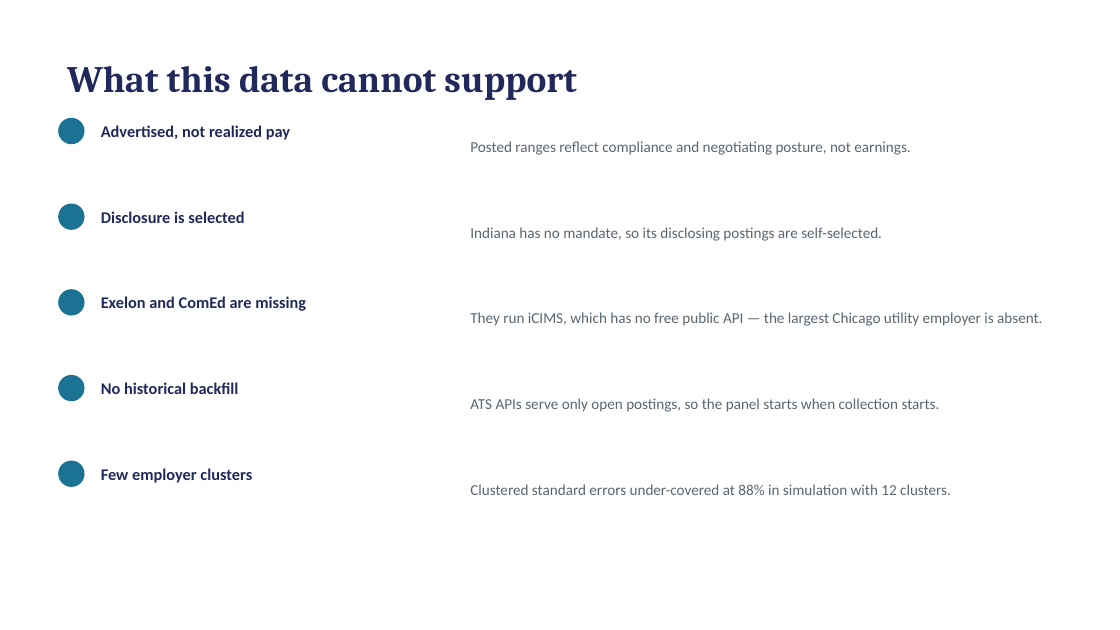
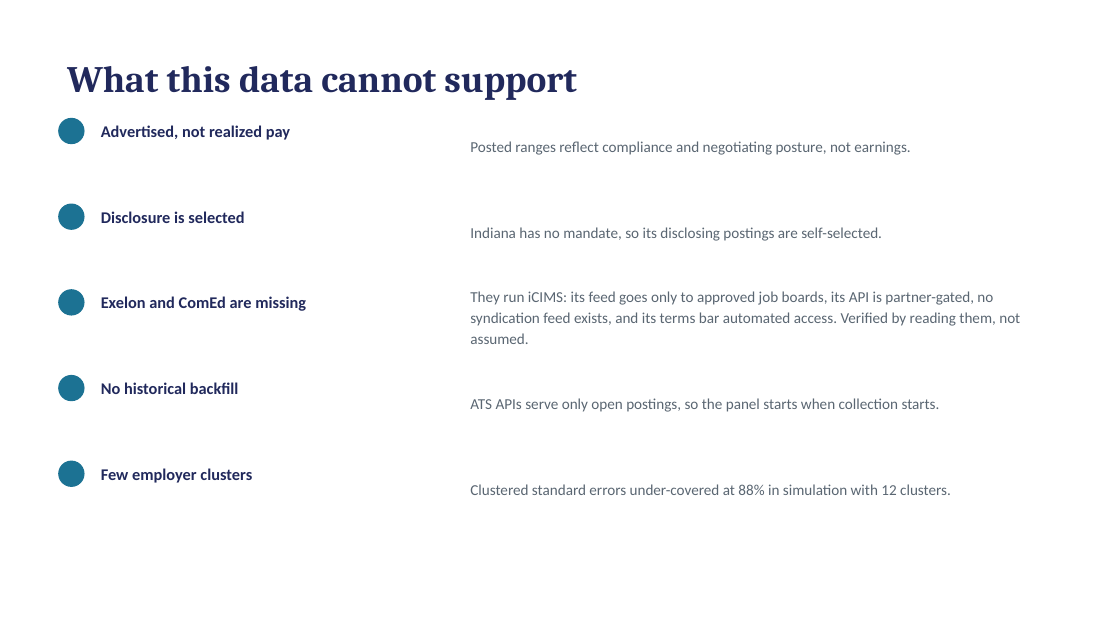
Before and after one commit to hendeal-cyber/Modern-Labor-Market-Data-Submission, a slide deck: slide 7 of paper/presentation.pptx. Drawn at 1120x630 pixels with LibreOffice and Linux fonts; fonts in the diff are those of the drawing. Boxes give left, top, right and bottom in pixels: in the first picture for what was removed or moved away, otherwise in the second. Text is boxed around its words. In the diff, an @@ line names an element or a change of style, - is before the commit and + after.

```diff
--- a/paper/presentation.pptx
+++ b/paper/presentation.pptx
@@ text at <box>470,291,1020,344</box>: text changed @@
-They run iCIMS, which has no free public API — the largest Chicago utility employer is absent.
+They run iCIMS: its feed goes only to approved job boards, its API is partner-gated, no syndication feed exists, and its terms bar automated access. Verified by reading them, not assumed.
```
Also in this commit, not shown: 4 other slides changed, 2 other files.
